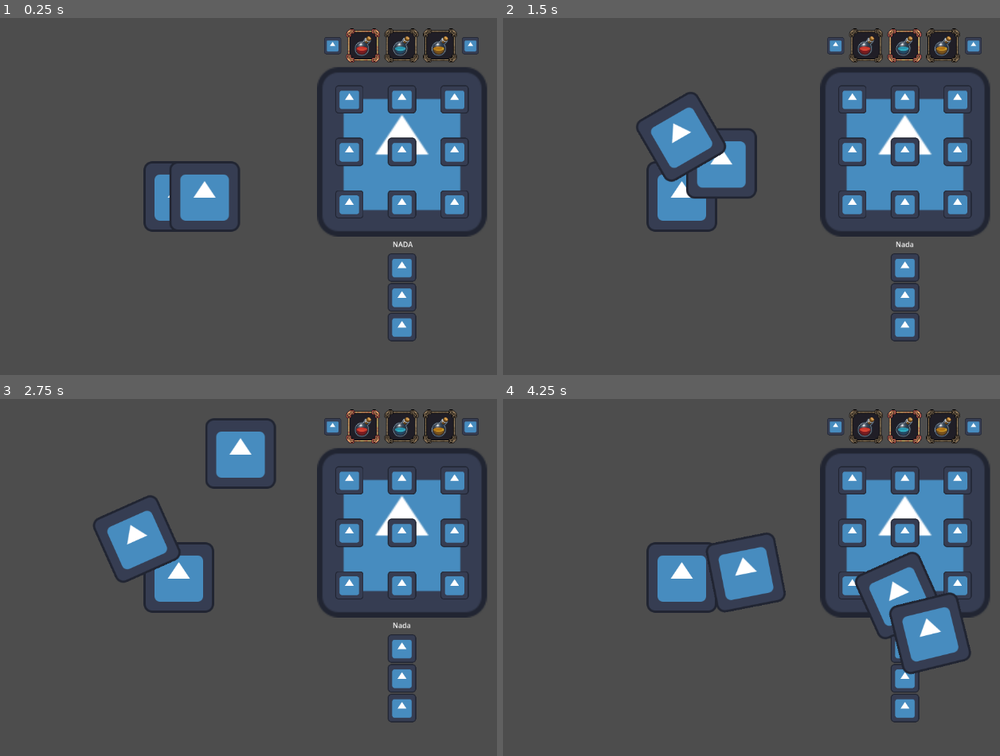
Above: before the commit, frames 1-4 (two rows, left to right).
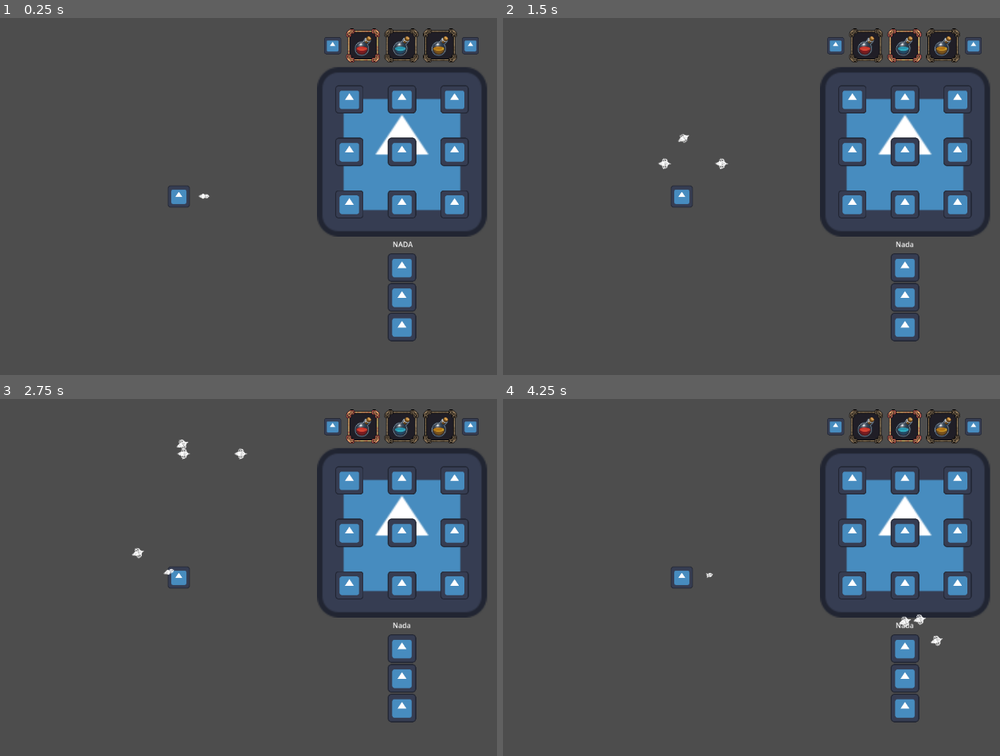
Above: after the commit, the same moments.

Repository: Irozuku/A-Painters-Nightmare-bitCrawlerStudios
Game: Godot game, scene res://scenes/main.tscn
The game is run twice, just before and just after one commit, with the same random seed, the same clock (stepped at 60 frames per second) and the same inputs. The engine's default icon, where the game draws it, is replaced by a stand-in: a white triangle on a blue panel in a dark square.
Inputs (mouse positions are in pixels of both pictures, inside the frame that each line leads up to):
- Up to frame 1 (0.25 s): no input
- Up to frame 2 (1.5 s): move the mouse to (850, 100) at 0.52 s; hold D (right) 0.53-1.28 s; tap 2 (blue_paint) at 0.6 s; move the mouse to (905, 100) at 1.27 s; hold S (down) from 1.28 s (still down); click (905, 100) at 1.35 s
- Up to frame 3 (2.75 s): move the mouse to (457, 481) at 2.02 s; release S (down) at 2.03 s; hold D (right) from 2.03 s (still down); tap 1 (red_paint) at 2.1 s
- Up to frame 4 (4.25 s): move the mouse to (850, 534) at 2.77 s; release D (right) at 2.78 s; hold W (up) 2.78-3.53 s; tap 3 (yellow_paint) at 2.85 s; move the mouse to (905, 534) at 3.52 s; hold A (left) from 3.53 s (still down); tap 2 (blue_paint) at 3.6 s

The runs differ from the first frame. In frame 1, 2.2% of the frame differs, in the area x 28-49%, y 40-60%; in frame 2, 4.1%; in frame 3, 4.7%; in frame 4, 6.4%, in the area x 28-95%, y 37-78%.

Commit message:
Added asset to basic attack

Diff:
--- a/projectiles/basic_attack.gd
+++ b/projectiles/basic_attack.gd
@@ -13,3 +13,12 @@
 
 func _on_visible_on_screen_enabler_2d_screen_exited():
 	queue_free()
+
+
+
+func _on_area_entered(area):
+	destroy()
+
+
+func _on_body_entered(body):
+	destroy()
--- a/projectiles/basic_attack.tscn
+++ b/projectiles/basic_attack.tscn
@@ -1,8 +1,35 @@
-[gd_scene load_steps=5 format=3 uid="uid://cawqpc185ey8c"]
+[gd_scene load_steps=10 format=3 uid="uid://cawqpc185ey8c"]
 
 [ext_resource type="PackedScene" uid="uid://dkw2thdhv131u" path="res://overlap/Hitbox.tscn" id="1_7ts14"]
 [ext_resource type="Script" path="res://projectiles/basic_attack.gd" id="2_pronk"]
-[ext_resource type="Texture2D" uid="uid://drp4ge6v2l5uv" path="res://icon.svg" id="3_cy1b5"]
+[ext_resource type="Texture2D" uid="uid://btwregmo8u1qs" path="res://assets/basic_attack_sprite/Pure_01.png" id="3_ljwvv"]
+[ext_resource type="Texture2D" uid="uid://clejs1fl0jymi" path="res://assets/basic_attack_sprite/Pure_02.png" id="4_fah7a"]
+[ext_resource type="Texture2D" uid="uid://cub88fwfhm6d4" path="res://assets/basic_attack_sprite/Pure_03.png" id="5_c0jvj"]
+[ext_resource type="Texture2D" uid="uid://c7kgq4g5hwu6" path="res://assets/basic_attack_sprite/Pure_04.png" id="6_f2ggc"]
+[ext_resource type="Texture2D" uid="uid://c2bofogdofaxf" path="res://assets/basic_attack_sprite/Pure_05.png" id="7_2726g"]
+
+[sub_resource type="SpriteFrames" id="SpriteFrames_gko03"]
+animations = [{
+"frames": [{
+"duration": 1.0,
+"texture": ExtResource("3_ljwvv")
+}, {
+"duration": 1.0,
+"texture": ExtResource("4_fah7a")
+}, {
+"duration": 1.0,
+"texture": ExtResource("5_c0jvj")
+}, {
+"duration": 1.0,
+"texture": ExtResource("6_f2ggc")
+}, {
+"duration": 1.0,
+"texture": ExtResource("7_2726g")
+}],
+"loop": false,
+"name": &"default",
+"speed": 7.0
+}]
 
 [sub_resource type="RectangleShape2D" id="RectangleShape2D_ctoyi"]
 
@@ -12,12 +39,18 @@
 script = ExtResource("2_pronk")
 SPEED = 200
 
-[node name="Sprite2D" type="Sprite2D" parent="." index="0"]
-texture = ExtResource("3_cy1b5")
+[node name="AnimatedSprite2D" type="AnimatedSprite2D" parent="." index="0"]
+scale = Vector2(0.2, 0.2)
+sprite_frames = SubResource("SpriteFrames_gko03")
+autoplay = "default"
+frame = 4
+frame_progress = 1.0
 
 [node name="CollisionShape2D" parent="." index="1"]
 shape = SubResource("RectangleShape2D_ctoyi")
 
 [node name="VisibleOnScreenEnabler2D" type="VisibleOnScreenEnabler2D" parent="." index="2"]
 
+[connection signal="area_entered" from="." to="." method="_on_area_entered"]
+[connection signal="body_entered" from="." to="." method="_on_body_entered"]
 [connection signal="screen_exited" from="VisibleOnScreenEnabler2D" to="." method="_on_visible_on_screen_enabler_2d_screen_exited"]
--- a/scenes/main.tscn
+++ b/scenes/main.tscn
@@ -6,19 +6,21 @@
 [ext_resource type="Texture2D" uid="uid://drp4ge6v2l5uv" path="res://icon.svg" id="4_pkqpc"]
 
 [sub_resource type="RectangleShape2D" id="RectangleShape2D_yywdo"]
-size = Vector2(100, 100)
+size = Vector2(30, 30)
 
 [sub_resource type="RectangleShape2D" id="RectangleShape2D_ty07w"]
-size = Vector2(128, 128)
+size = Vector2(40, 40)
 
 [node name="Main" type="Node2D"]
 position = Vector2(2, 5)
 
 [node name="Player" parent="." instance=ExtResource("3_mpe3j")]
 position = Vector2(574, 319)
+collision_layer = 2
 BASIC_ATTACK = ExtResource("2_c1j8i")
 
 [node name="Sprite" parent="Player" index="0"]
+scale = Vector2(0.31, 0.31)
 texture = ExtResource("4_pkqpc")
 
 [node name="CollisionShape2D" parent="Player" index="1"]
@@ -36,6 +38,7 @@
 scale = Vector2(0.8, 0.8)
 
 [node name="BasicAttackTimer" type="Timer" parent="Player"]
+wait_time = 0.5
 one_shot = true
 
 [editable path="Player"]
